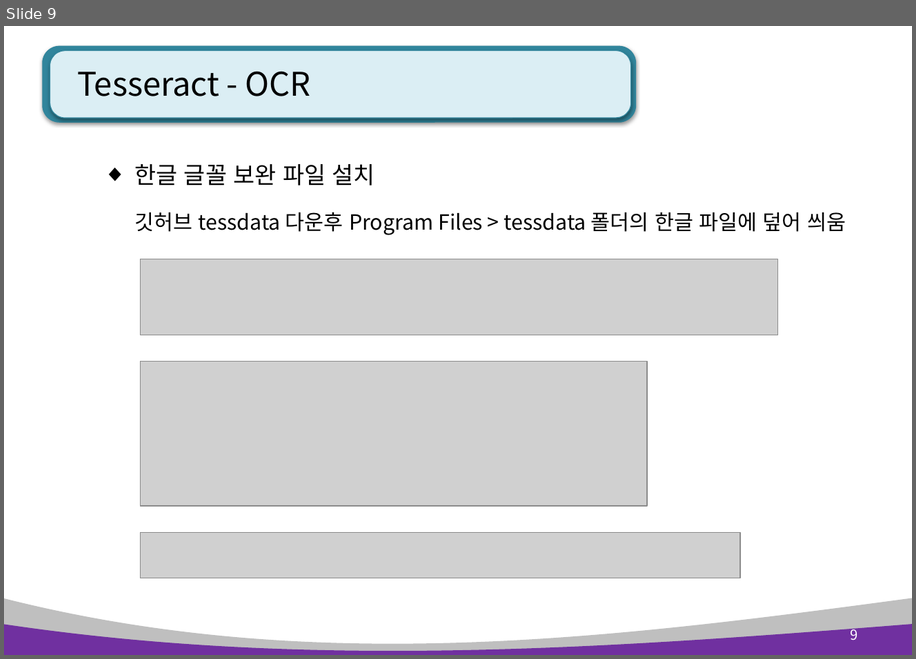
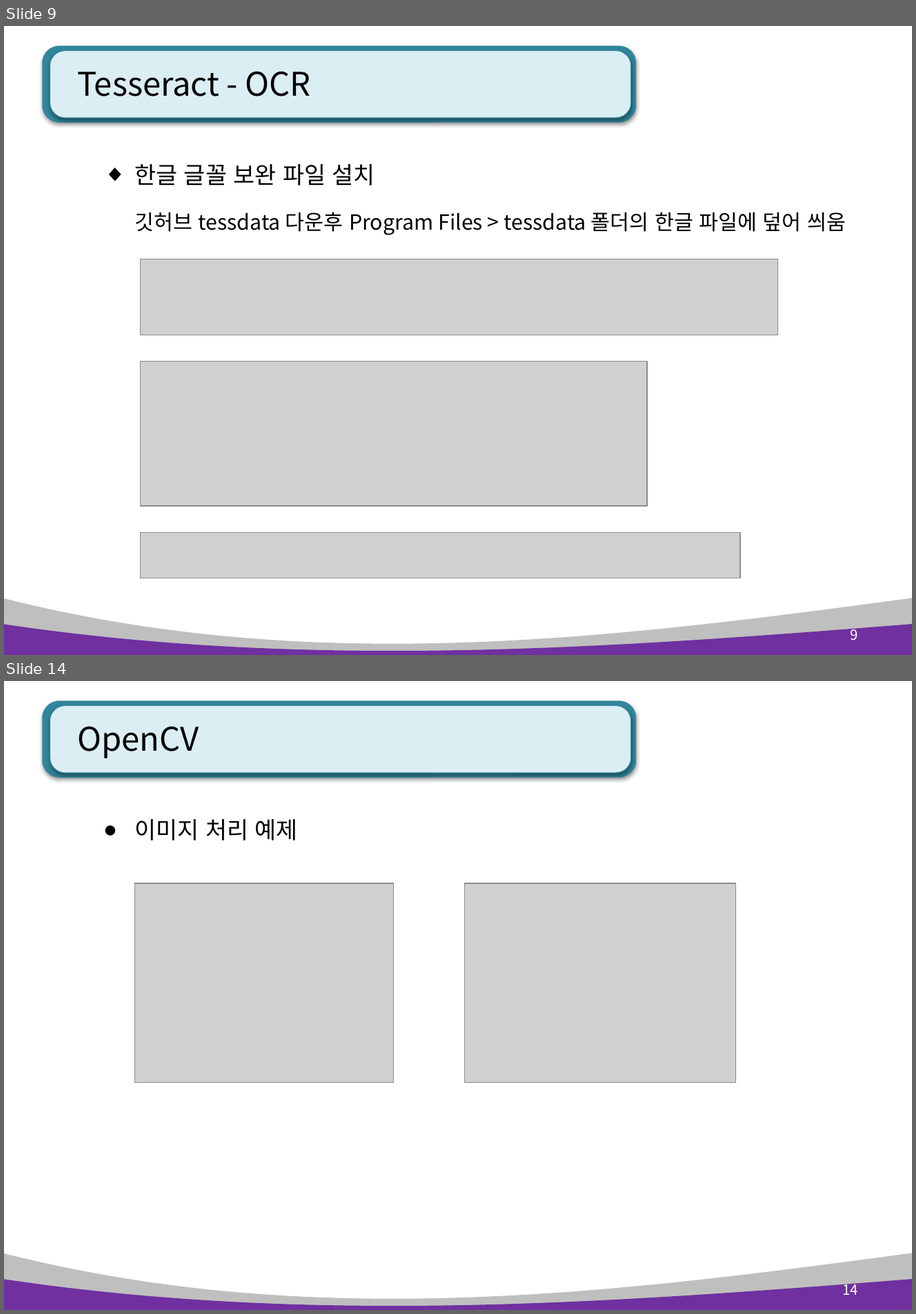
Before and after one commit to AhNyx/js_works, a slide deck: ppt/python_ppt/Python OCR.pptx. Shown one above the other, each under a label of ours: slide 9 before the commit, slides 9 and 14 after it; the slides between them are not shown. The pictures are 916x659 and 916x1314 pixels, drawn with LibreOffice and Linux fonts; fonts in the diff are those of the drawing; grey boxes stand for pictures. Boxes give left, top, right and bottom in pixels: in the first picture for what was removed or moved away, otherwise in the second. Text is boxed around its words. In the diff, an @@ line names an element or a change of style, - is before the commit and + after.

```diff
--- a/ppt/python_ppt/Python OCR.pptx
+++ b/ppt/python_ppt/Python OCR.pptx
@@ slide 14 added at box(4, 681, 912, 1310), background #FFFFFF; not listed: 4 template elements that a slide beside it also shows @@
@@ title added at box(77, 726, 199, 758), 28 pt, text #000000 @@
+OpenCV
@@ text added at box(134, 819, 298, 840), 20 pt, text #000000 @@
+● 이미지 처리 예제
@@ picture added at box(135, 883, 394, 1083) @@
@@ picture added at box(465, 883, 737, 1083) @@
@@ page number added at box(843, 1280, 858, 1294), 12 pt, text #FFFFFF @@
+14
```
Also in this commit, not shown: 2 slides changed, 5 other slides added, 52 other files.
